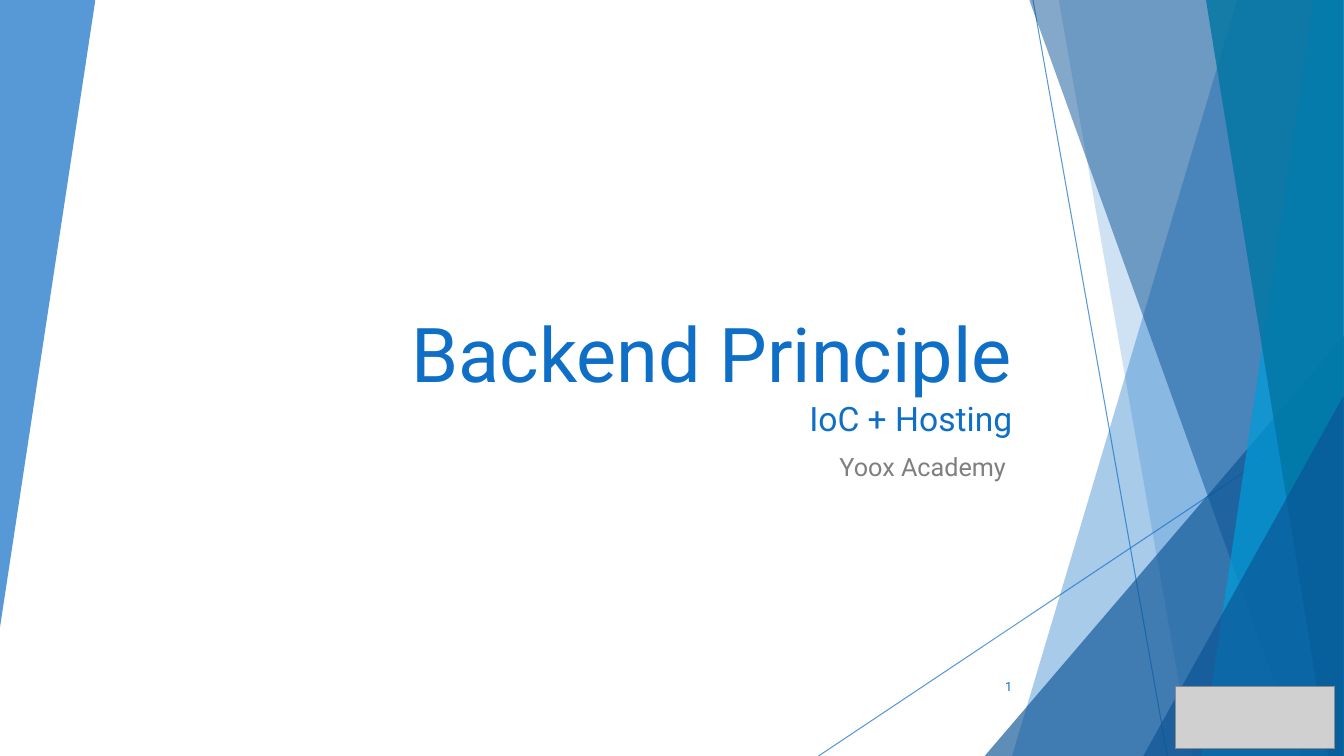
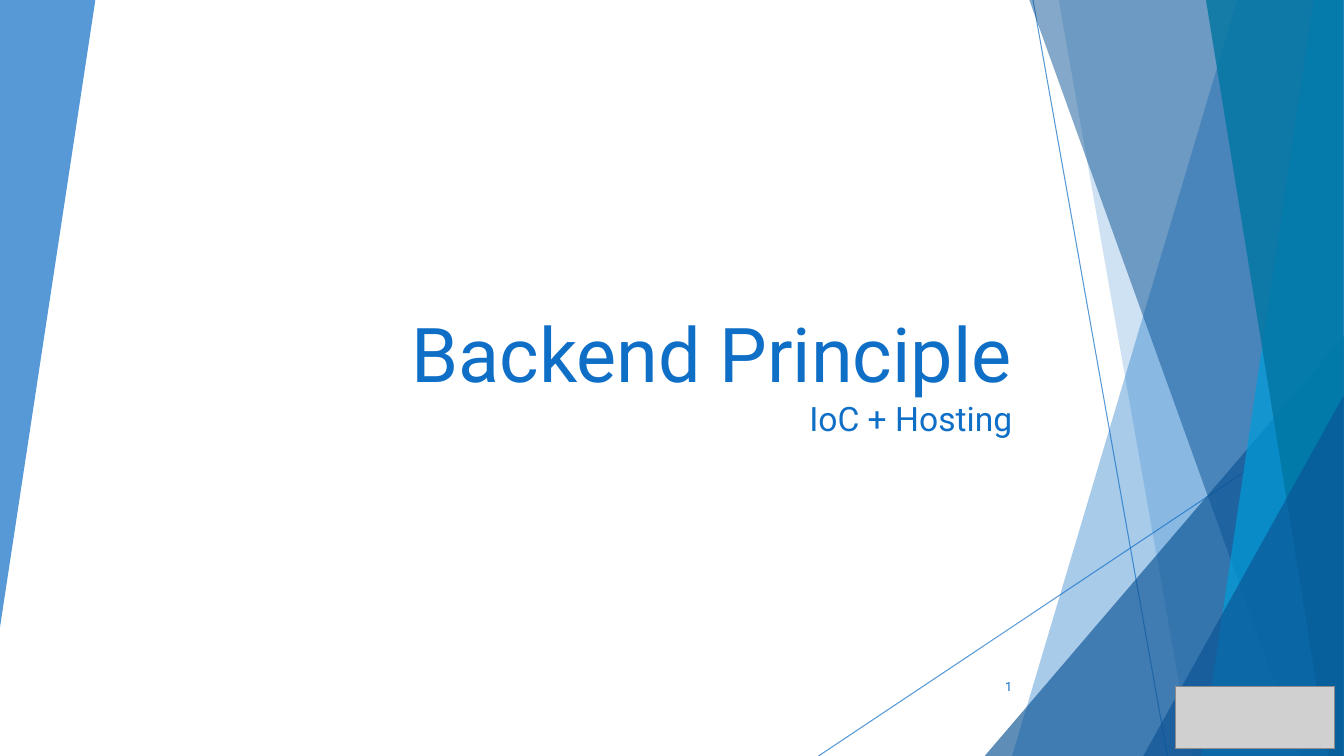
Before and after one commit to DocAigor/slide-academy-net, a slide deck: slide 1 of BE Principle - Part 1.pptx. Drawn at 1344x756 pixels with LibreOffice and Linux fonts; fonts in the diff are those of the drawing; grey boxes stand for pictures. Boxes give left, top, right and bottom in pixels: in the first picture for what was removed or moved away, otherwise in the second. Text is boxed around its words. In the diff, an @@ line names an element or a change of style, - is before the commit and + after.

Commit message:
update slides

```diff
--- a/BE Principle - Part 1.pptx
+++ b/BE Principle - Part 1.pptx
@@ subtitle removed at (x1=839, y1=457, x2=1006, y2=482) @@
-Yoox Academy
```
Also in this commit, not shown: 1 other file.
